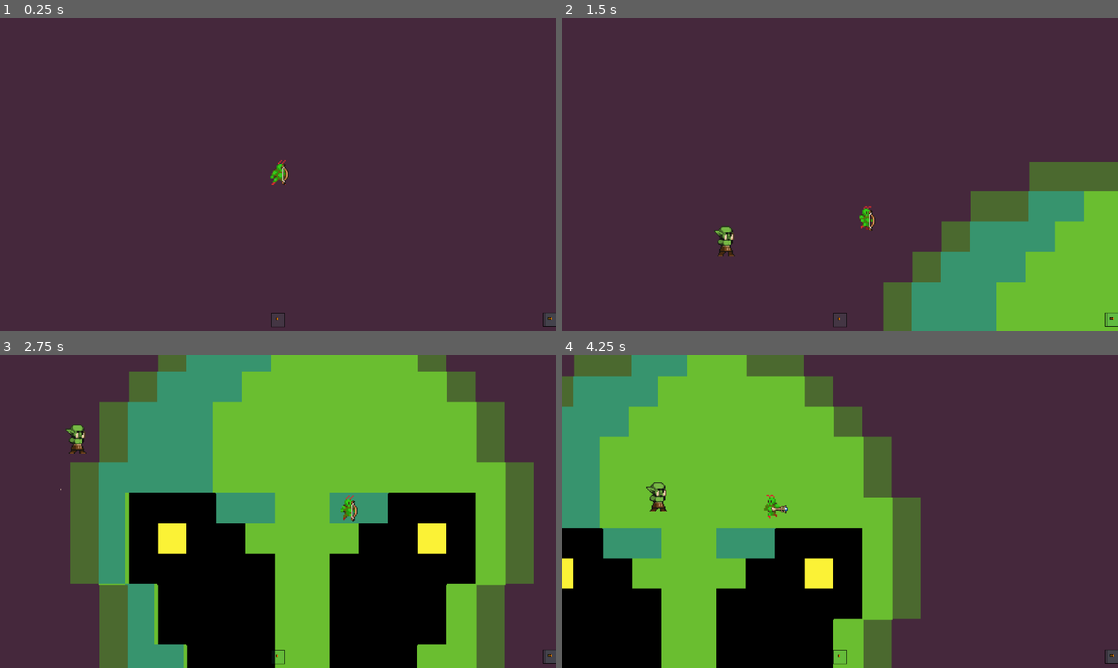
Above: before the commit, frames 1-4 (two rows, left to right).
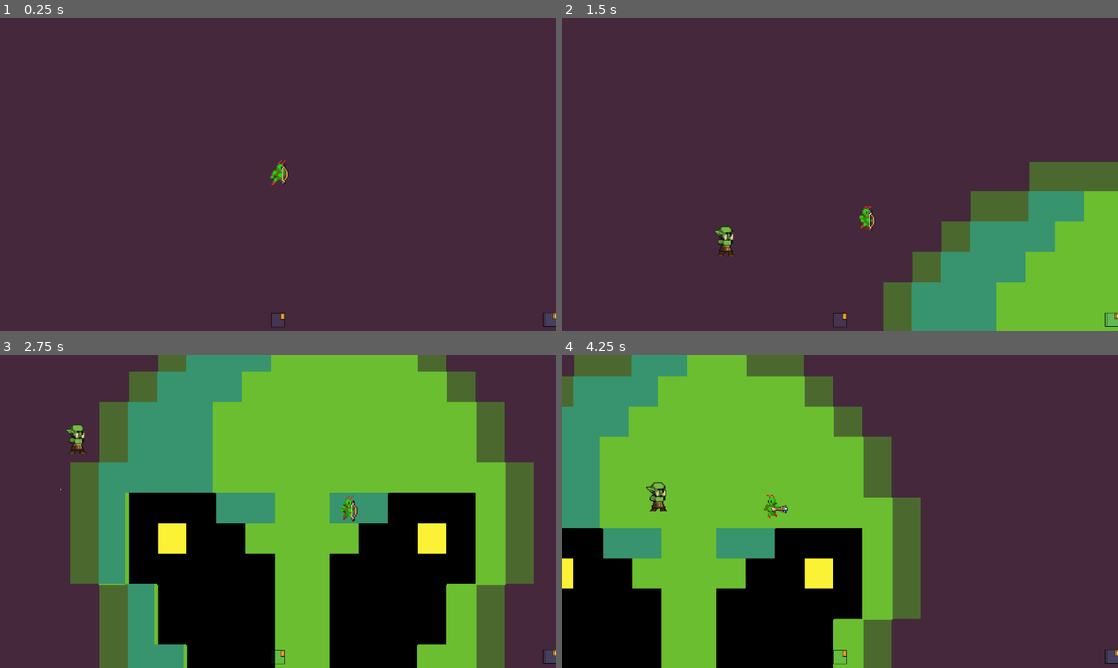
Above: after the commit, the same moments.

Repository: Guilospanck/godot-area25_5
Game: Godot game, scene res://scenes/phase1.tscn
Same seed, same stepped clock (60 frames per second), same inputs: the game is played once before the commit and once after it.
Inputs (mouse positions are in pixels of both pictures, inside the frame that each line leads up to):
- Up to frame 1 (0.25 s): no input
- Up to frame 2 (1.5 s): tap Enter at 0.5 s; move the mouse to (962, 158) at 0.52 s; hold D (right) 0.53-1.28 s; tap W (top) at 0.6 s; move the mouse to (728, 190) at 1.27 s; hold S (down) from 1.28 s (still down); tap 1 (bow) at 1.35 s
- Up to frame 3 (2.75 s): tap W (top) at 1.55, 2.3 s; move the mouse to (333, 442) at 2.02 s; release S (down) at 2.03 s; hold D (right) from 2.03 s (still down); click (333, 442) at 2.1 s
- Up to frame 4 (4.25 s): move the mouse to (812, 574) at 2.77 s; tap W (top) at 2.85, 3.8 s; move the mouse to (1006, 558) at 3.52 s; release D (right) at 3.53 s; hold A (left) from 3.53 s (still down); tap 2 (wand) at 3.6 s

The runs differ from the first frame. In frame 1, less than 0.1% of the frame differs, in the area x 49-100%, y 94-97%; in frame 2, less than 0.1%; in frame 3, less than 0.1%; in frame 4, less than 0.1%.

Commit message:
Improve UI

Diff:
--- a/scenes/frame_ui.tscn
+++ b/scenes/frame_ui.tscn
@@ -1,21 +1,25 @@
-[gd_scene load_steps=5 format=3 uid="uid://dq25p740ei5kp"]
+[gd_scene load_steps=4 format=3 uid="uid://dq25p740ei5kp"]
 
 [ext_resource type="Texture2D" uid="uid://bavlwwcalm7dr" path="res://assets/textures/UI/ui_weapon_border.png" id="1_nfj75"]
-[ext_resource type="FontFile" uid="uid://c75k0aa6f3tn8" path="res://assets/fonts/FiraSans-Bold.ttf" id="2_1y1ca"]
 
 [sub_resource type="StyleBoxFlat" id="StyleBoxFlat_1y1ca"]
-bg_color = Color(0.247059, 0.690196, 0.54902, 0.105882)
+bg_color = Color(0.26074, 0.629946, 0.908667, 0.105882)
 
-[sub_resource type="StyleBoxFlat" id="StyleBoxFlat_yhjyx"]
-bg_color = Color(0.876331, 0.486911, 3.85046e-07, 1)
-corner_radius_top_left = 2
-corner_radius_bottom_left = 2
+[sub_resource type="StyleBoxFlat" id="StyleBoxFlat_nfj75"]
+bg_color = Color(0.82256, 0.52582, 0.0592007, 1)
+border_width_left = 1
+border_width_top = 1
+border_width_right = 1
+border_width_bottom = 1
+border_color = Color(0.000333904, 0.000333904, 0.000333903, 1)
 
 [node name="FrameUI" type="Control"]
 layout_mode = 3
-anchors_preset = 0
-offset_right = 32.0
-offset_bottom = 32.0
+anchors_preset = 15
+anchor_right = 1.0
+anchor_bottom = 1.0
+grow_horizontal = 2
+grow_vertical = 2
 
 [node name="CenterContainer" type="Control" parent="."]
 layout_mode = 1
@@ -52,34 +56,21 @@
 texture = ExtResource("1_nfj75")
 stretch_mode = 5
 
-[node name="ShortcutPanel" type="Panel" parent="."]
+[node name="PanelContainer" type="PanelContainer" parent="CenterContainer"]
 custom_minimum_size = Vector2(10, 10)
 layout_mode = 1
-anchors_preset = 8
-anchor_left = 0.5
-anchor_top = 0.5
-anchor_right = 0.5
-anchor_bottom = 0.5
-offset_left = -5.0
-offset_top = -5.0
-offset_right = 5.0
-offset_bottom = 5.0
-grow_horizontal = 2
-grow_vertical = 2
-scale = Vector2(0.5, 0.5)
-theme_override_styles/panel = SubResource("StyleBoxFlat_yhjyx")
+anchors_preset = 1
+anchor_left = 1.0
+anchor_right = 1.0
+offset_left = -10.0
+offset_bottom = 15.0
+grow_horizontal = 0
+theme_override_styles/panel = SubResource("StyleBoxFlat_nfj75")
 
-[node name="Shortcut" type="Label" parent="ShortcutPanel"]
-layout_mode = 1
-anchors_preset = 15
-anchor_right = 1.0
-anchor_bottom = 1.0
-grow_horizontal = 2
-grow_vertical = 2
-size_flags_horizontal = 4
-theme_override_colors/font_color = Color(0, 0, 0, 1)
-theme_override_fonts/font = ExtResource("2_1y1ca")
-theme_override_font_sizes/font_size = 16
+[node name="Label" type="Label" parent="CenterContainer/PanelContainer"]
+layout_mode = 2
+size_flags_vertical = 1
+theme_override_font_sizes/font_size = 9
 text = "E"
 horizontal_alignment = 1
 vertical_alignment = 1
